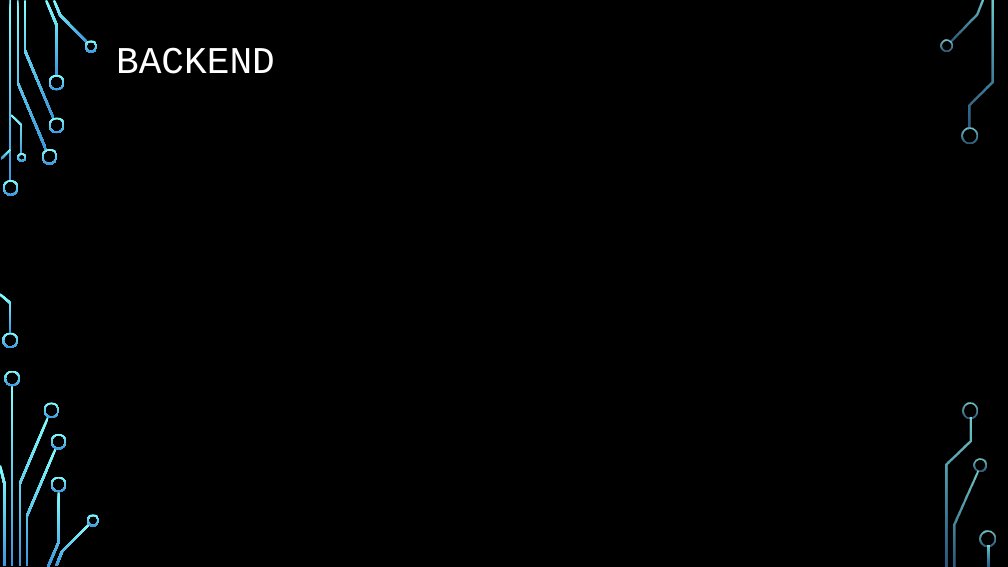
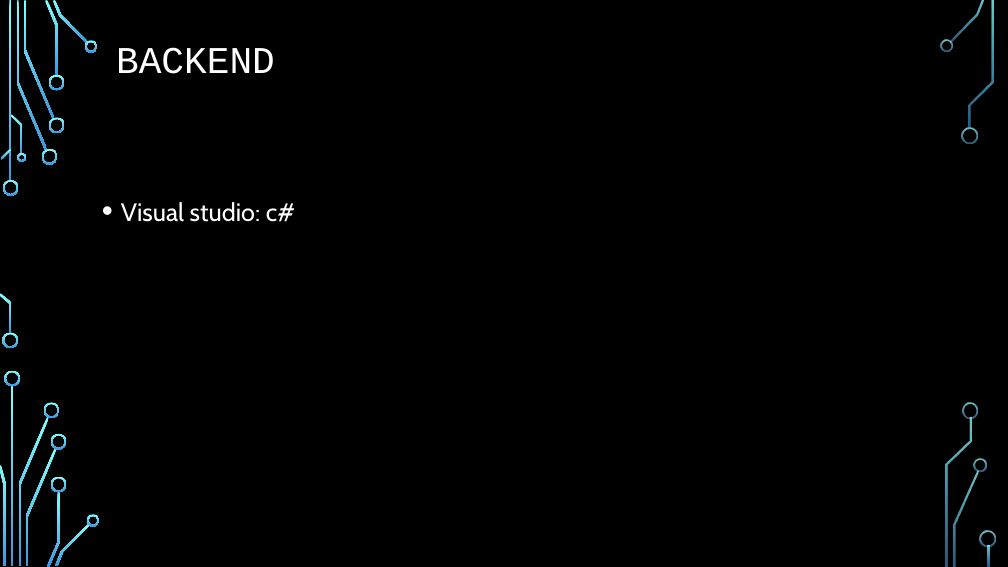
Before and after one commit to C5734E/Vizsga_Feladat, a slide deck: slide 11 of Autó Kozmetika orai DB.pptx. Drawn at 1008x567 pixels with LibreOffice and Linux fonts; fonts in the diff are those of the drawing; background and template pictures are left out. Boxes give left, top, right and bottom in pixels: in the first picture for what was removed or moved away, otherwise in the second. Text is boxed around its words. In the diff, an @@ line names an element or a change of style, - is before the commit and + after.

```diff
--- a/Autó Kozmetika orai DB.pptx
+++ b/Autó Kozmetika orai DB.pptx
@@ text added at (x1=121, y1=202, x2=295, y2=222), 24 pt, text #FFFFFF @@
+• Visual studio: c#
```
Also in this commit, not shown: 1 other slide changed, 2 slides added, 1 slide removed.
